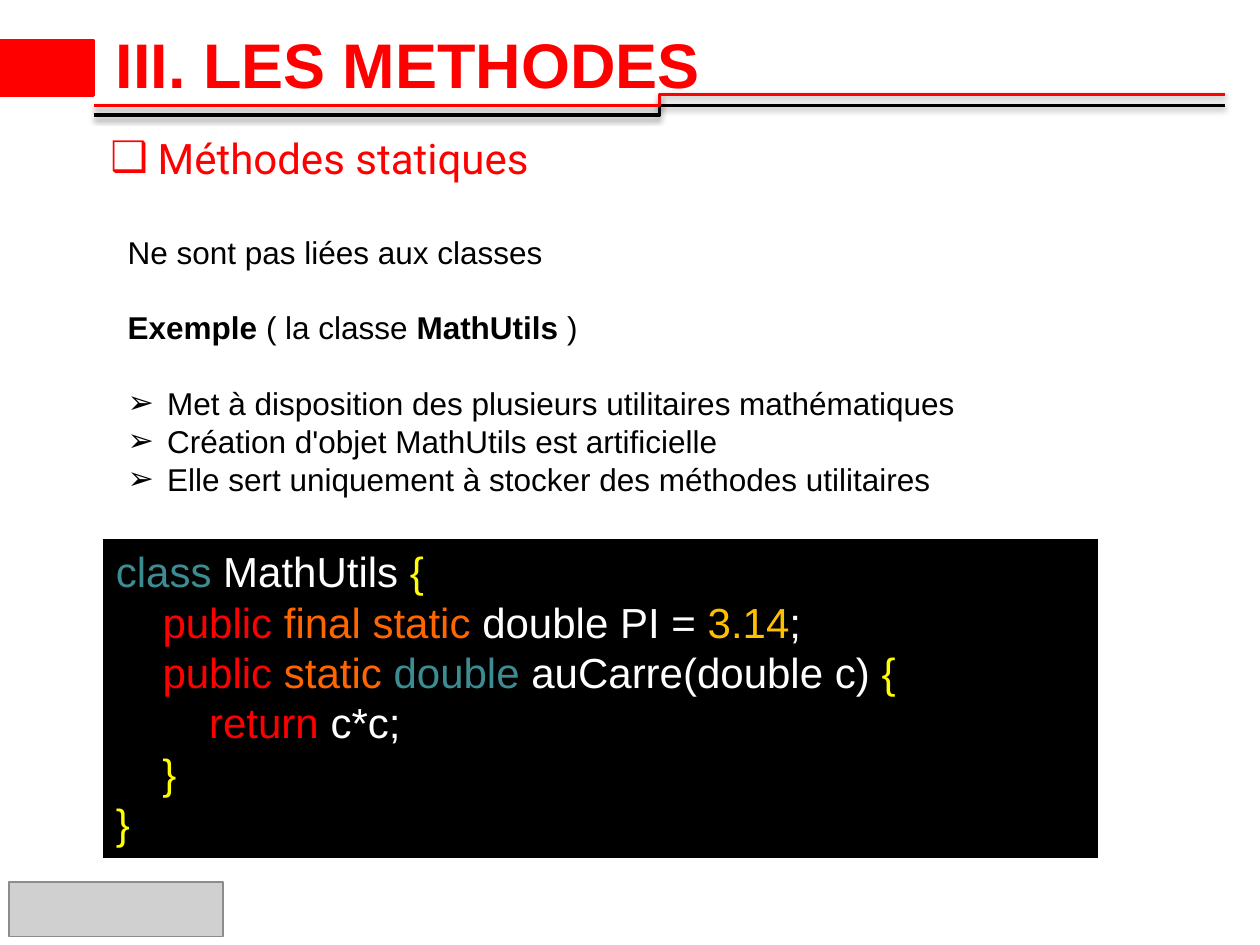
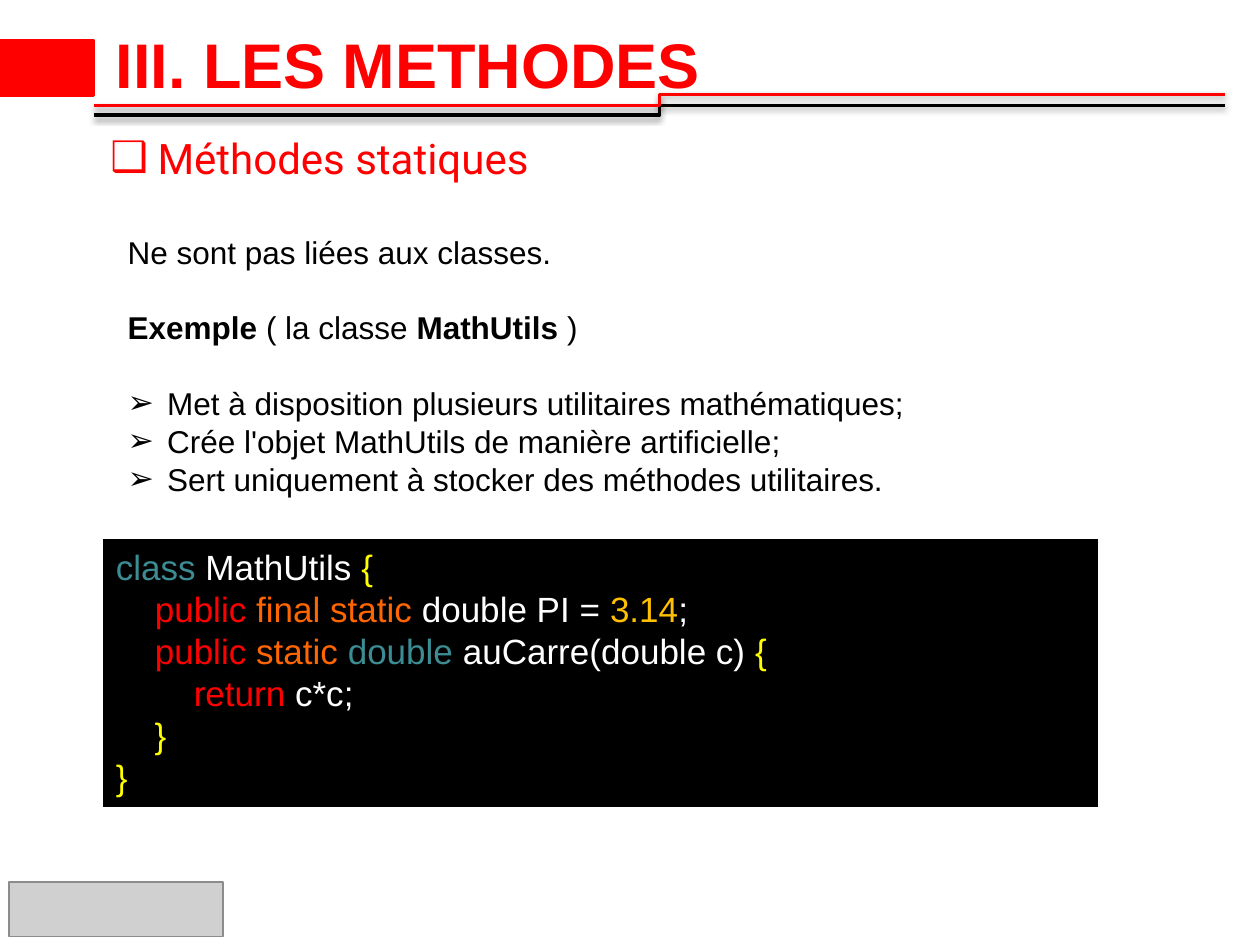
Before and after one commit to 2losky/Poo_Java, a slide deck: slide 22 of java-oop dernier 10.pptx. Drawn at 1260x945 pixels with LibreOffice and Linux fonts; fonts in the diff are those of the drawing; grey boxes stand for pictures; background and template pictures are left out. Boxes give left, top, right and bottom in pixels: in the first picture for what was removed or moved away, otherwise in the second. Text is boxed around its words. In the diff, an @@ line names an element or a change of style, - is before the commit and + after.

```diff
--- a/java-oop dernier 10.pptx
+++ b/java-oop dernier 10.pptx
@@ text at bbox=[128, 240, 551, 270]: text changed @@
-Ne sont pas liées aux classes
+Ne sont pas liées aux classes.
@@ text at bbox=[167, 391, 904, 497]: text changed @@
-➢ Met à disposition des plusieurs utilitaires mathématiques
-➢ Création d'objet MathUtils est artificielle
-➢ Elle sert uniquement à stocker des méthodes utilitaires
+➢ Met à disposition plusieurs utilitaires mathématiques;
+➢ Crée l'objet MathUtils de manière artificielle;
+➢ Sert uniquement à stocker des méthodes utilitaires.
@@ rectangle "class MathUtils {": place and size @@
-rectangle "class MathUtils {" at bbox=[103, 539, 1097, 857]
+rectangle "class MathUtils {" at bbox=[103, 539, 1097, 806]
@@ rectangle "class MathUtils {" at bbox=[103, 539, 1097, 806]: size 24 to 20 pt @@
```
Also in this commit, not shown: 9 other slides changed, 4 slides added.
